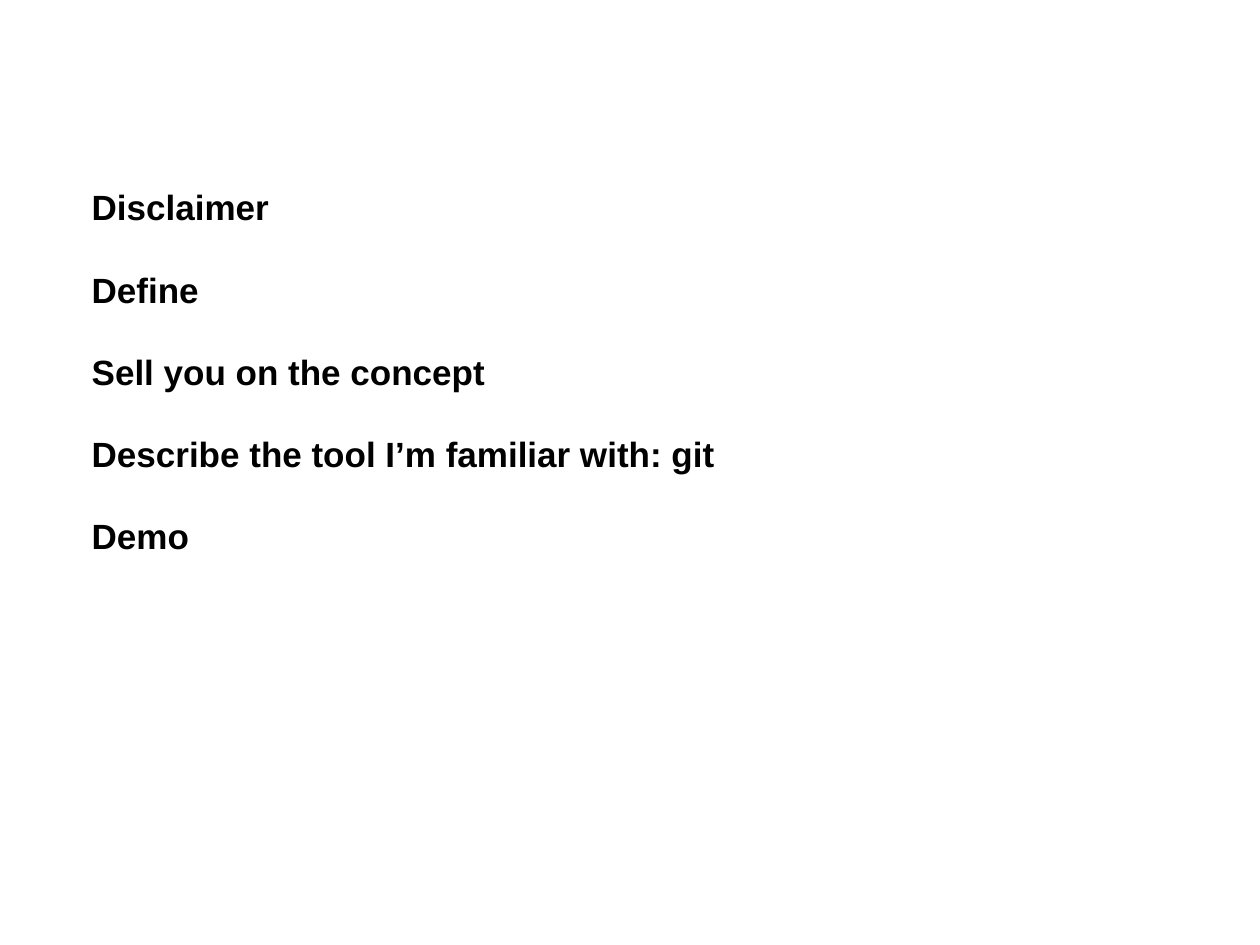
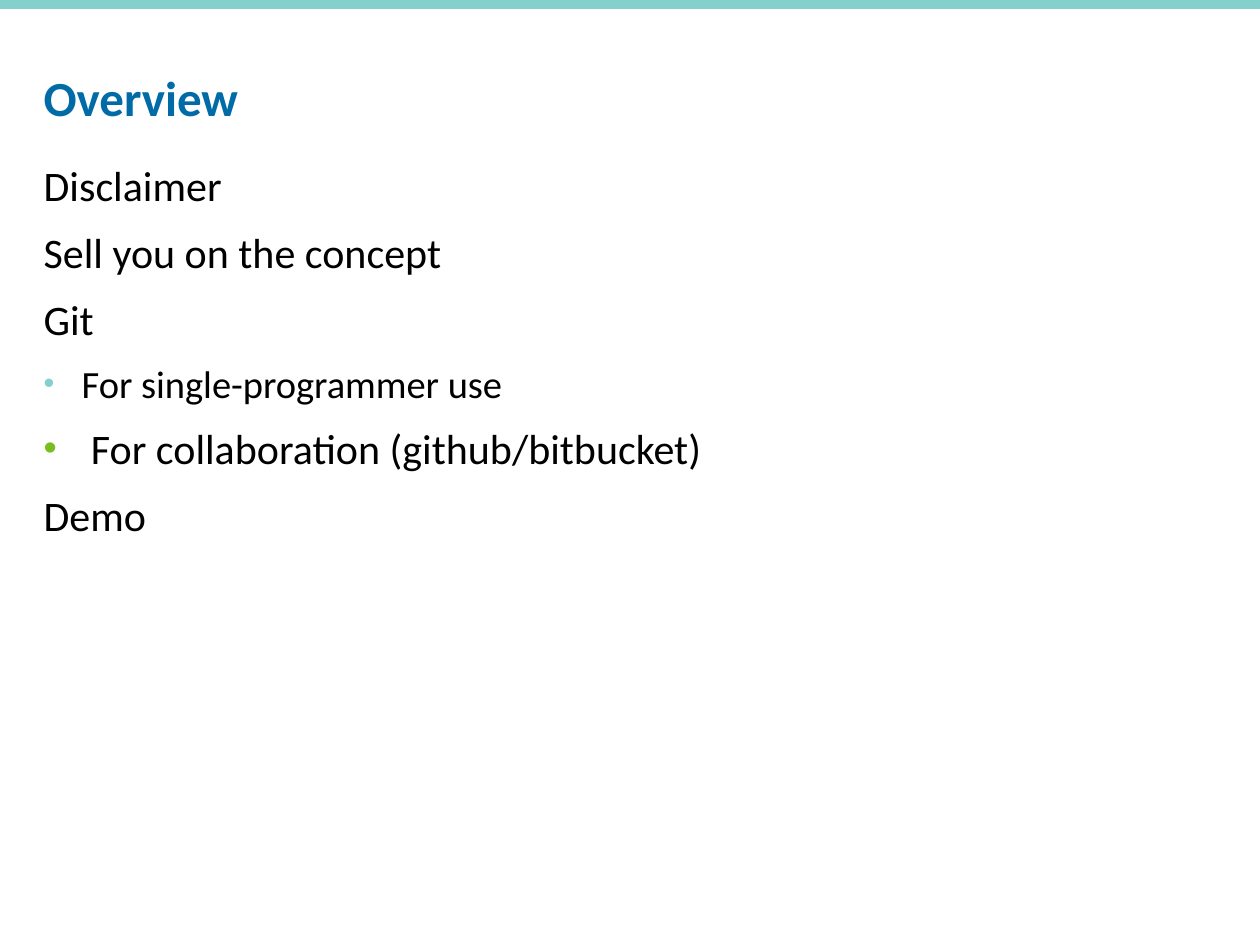
Before and after one commit to rpardee/git_demo, a slide deck: slide 2 of git_for_sas_programmers.pptx. Drawn at 1260x945 pixels with LibreOffice and Linux fonts; fonts in the diff are those of the drawing; background and template pictures are left out. Boxes give left, top, right and bottom in pixels: in the first picture for what was removed or moved away, otherwise in the second. Text is boxed around its words. In the diff, an @@ line names an element or a change of style, - is before the commit and + after.

```diff
--- a/git_for_sas_programmers.pptx
+++ b/git_for_sas_programmers.pptx
@@ rectangle added at (x1=0, y1=0, x2=1260, y2=9), fill #85CFCD @@
@@ title "Overview" moved from (x1=91, y1=37, x2=882, y2=123) to (x1=44, y1=81, x2=238, y2=117) @@
@@ title "Overview" at (x1=44, y1=81, x2=238, y2=117): size 26 to 28 pt, font Arial to Calibri, text colour #FFFFFF to #006BA6, bold on; line spacing 1 to 0.8 @@
@@ text "Disclaimer" moved from (x1=92, y1=194, x2=714, y2=550) to (x1=44, y1=171, x2=701, y2=532) @@
@@ text at (x1=44, y1=171, x2=441, y2=532): size 20 to 24 pt, font Arial to Calibri, bold off in "Disclaimer", "Sell you on the concept", "Demo"; less space between paragraphs @@
@@ text at (x1=92, y1=277, x2=199, y2=304): paragraph removed @@
-Define
@@ text at (x1=44, y1=306, x2=701, y2=472): text changed; size 20 to 24 pt; font Arial to Calibri; bold off @@
-Describe the tool I’m familiar with: git
+Git
+  • For single-programmer use
+• For collaboration (github/bitbucket)
```
Also in this commit, not shown: 13 other slides changed, 2 slides added, 1 slide removed, 3 other files.
